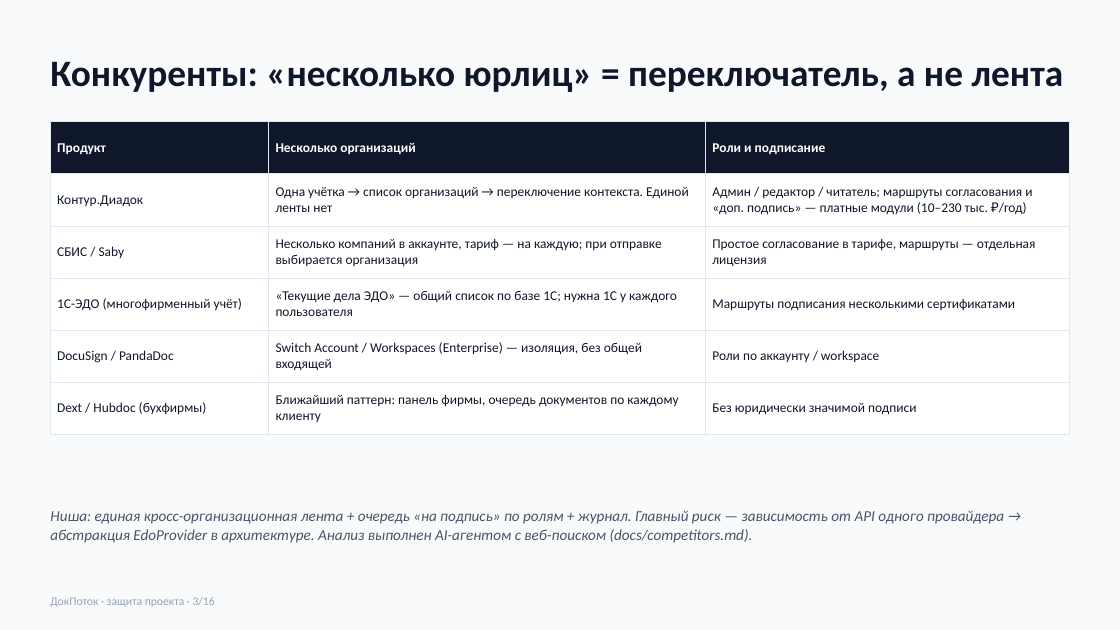
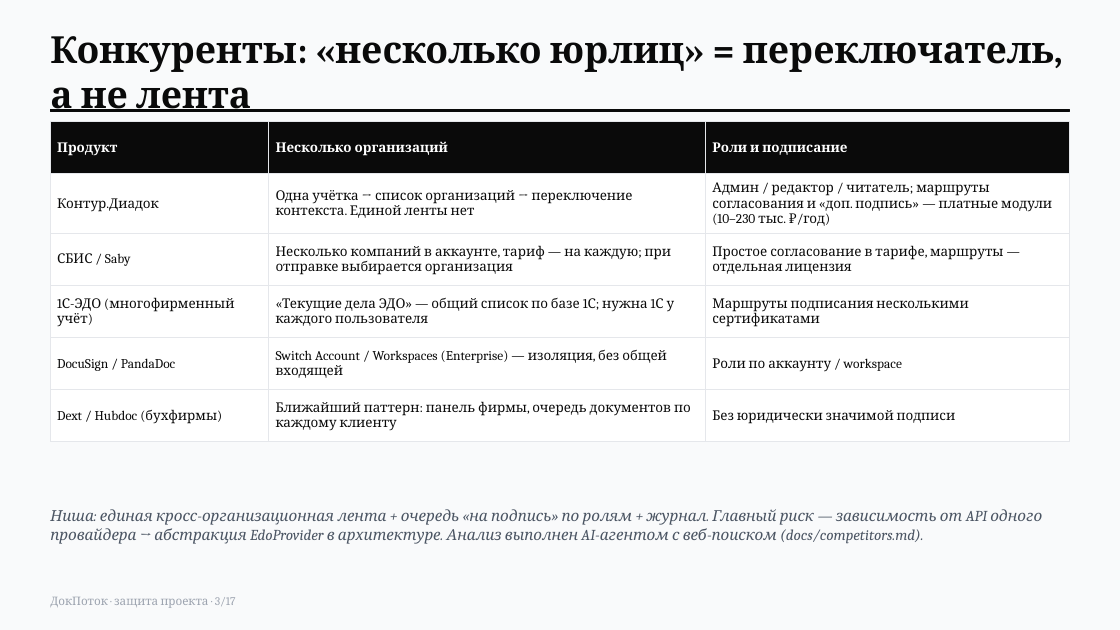
Before and after one commit to topchiiaa-eng/docflow, a slide deck: slide 3 of docs/presentation.pptx. Drawn at 1120x630 pixels with LibreOffice and Linux fonts; fonts in the diff are those of the drawing. Boxes give left, top, right and bottom in pixels: in the first picture for what was removed or moved away, otherwise in the second. Text is boxed around its words. In the diff, an @@ line names an element or a change of style, - is before the commit and + after.

```diff
--- a/docs/presentation.pptx
+++ b/docs/presentation.pptx
@@ background #F8FAFC to #F9FAFB @@
@@ text "Конкуренты: «несколько юрлиц» = переключатель, ..." at bbox=[50, 36, 1054, 112]: font Calibri to Cambria, text colour #0F172A to #0A0A0A @@
@@ rectangle added at bbox=[50, 109, 1070, 112], fill #0A0A0A, outline #0A0A0A 1 pt @@
@@ table at bbox=[50, 122, 1070, 435] @@
@@ fill #0F172A to #0A0A0A in row 1 @@
@@ font Calibri to Cambria, text colour #0F172A to #0A0A0A @@
@@ borders changed @@
@@ text "Ниша: единая кросс-организационная лента + ..." at bbox=[50, 509, 1042, 544]: font Calibri to Cambria, text colour #475569 to #4B5563 @@
@@ text at bbox=[50, 597, 236, 608]: text changed; font Calibri to Cambria; text colour #94A3B8 to #9CA3AF @@
-ДокПоток · защита проекта · 3/16
+ДокПоток · защита проекта · 3/17
```
Also in this commit, not shown: 15 other slides changed, 1 slide added, 12 other files.
